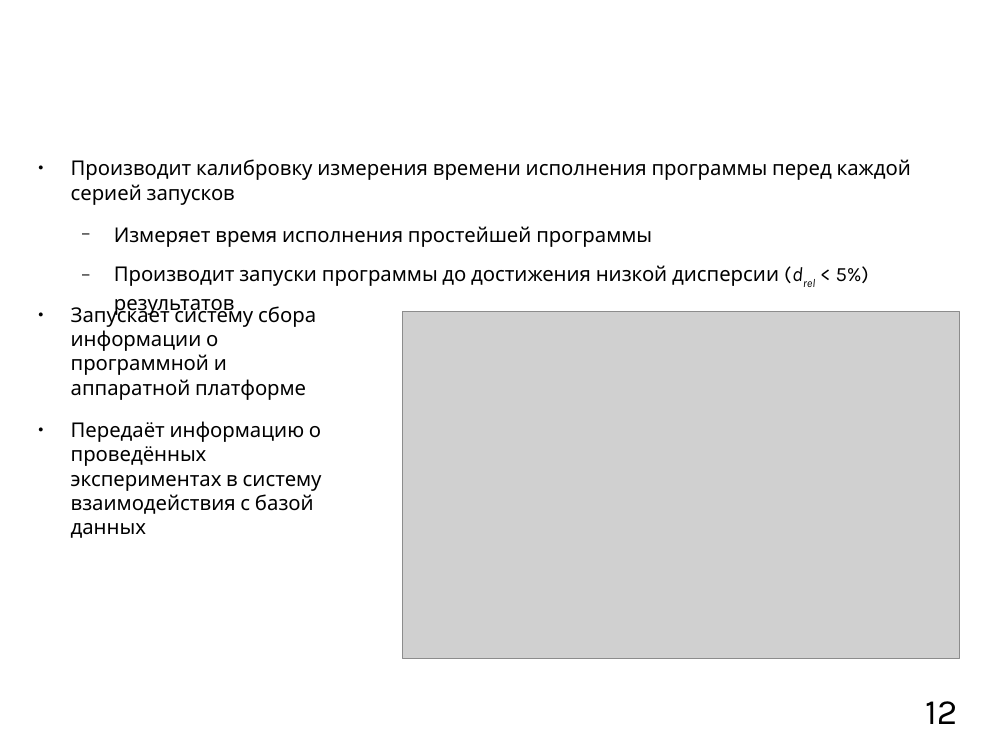
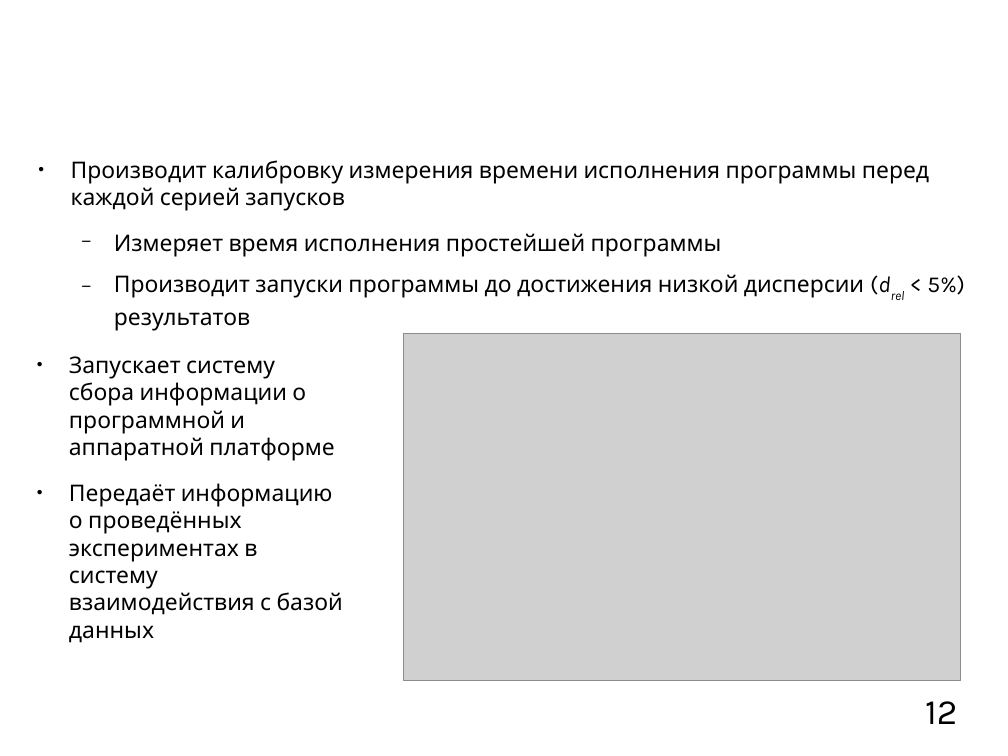
Before and after one commit to mkpankov/adaptor, a slide deck: slide 12 of diploma/defense/brochure.odp. Drawn at 1008x756 pixels with LibreOffice and Linux fonts; fonts in the diff are those of the drawing; grey boxes stand for pictures; background and template pictures are left out. Boxes give left, top, right and bottom in pixels: in the first picture for what was removed or moved away, otherwise in the second. Text is boxed around its words. In the diff, an @@ line names an element or a change of style, - is before the commit and + after.

```diff
--- a/diploma/defense/brochure.odp
+++ b/diploma/defense/brochure.odp
@@ text "Производит калибровку измерения времени исполнения ..." at <box>71,160,965,331</box>: size 16 to 18 pt @@
@@ text "Запускает систему сбора информации о ..." at <box>69,356,343,643</box>: size 16 to 18 pt @@
@@ text "Запускает систему сбора информации о ...": place and size @@
-text "Запускает систему сбора информации о ..." at <box>71,302,322,538</box>
+text "Запускает систему сбора информации о ..." at <box>69,356,343,643</box>
@@ picture: place and size @@
-picture at <box>402,311,960,659</box>
+picture at <box>404,333,961,681</box>
```
Also in this commit, not shown: 9 other slides changed.
